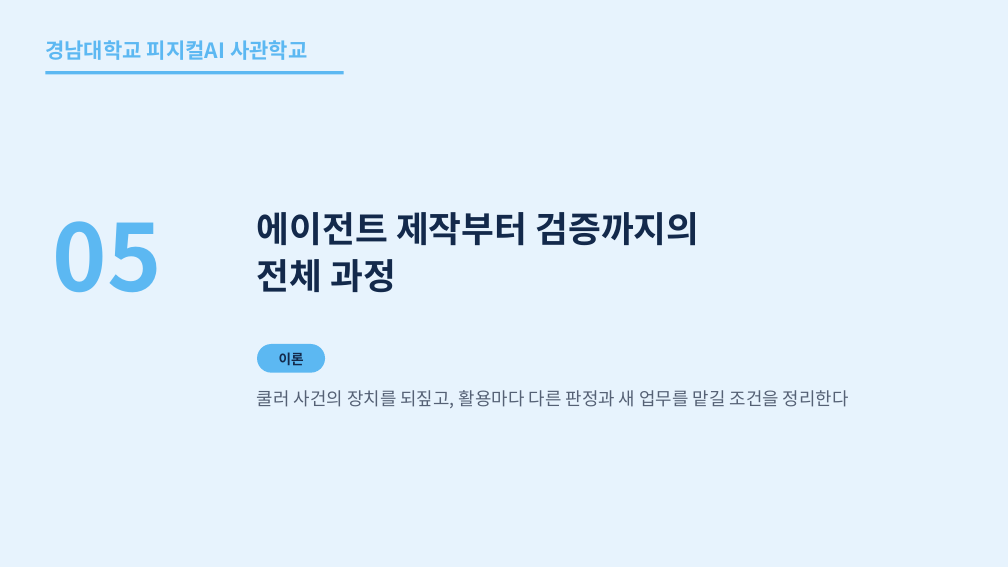
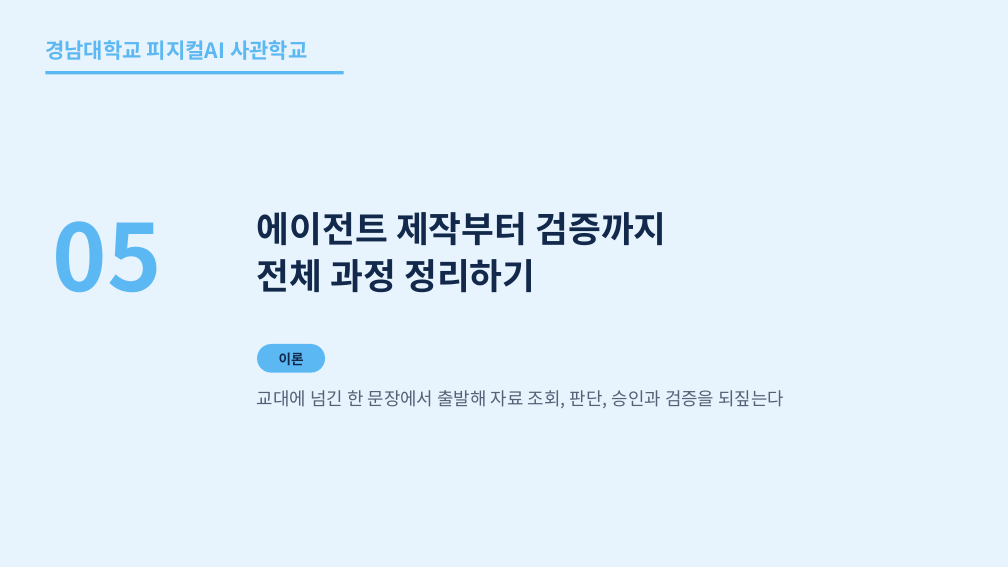
Before and after one commit to uengine-oss/hyd-iot-edu, a slide deck: slide 41 of workspace/강의제작/산출물/통합반/이론/08회차/통합반_08일차.pptx. Drawn at 1008x567 pixels with LibreOffice and Linux fonts; fonts in the diff are those of the drawing. Boxes give left, top, right and bottom in pixels: in the first picture for what was removed or moved away, otherwise in the second. Text is boxed around its words. In the diff, an @@ line names an element or a change of style, - is before the commit and + after.

```diff
--- a/workspace/강의제작/산출물/통합반/이론/08회차/통합반_08일차.pptx
+++ b/workspace/강의제작/산출물/통합반/이론/08회차/통합반_08일차.pptx
@@ text at (257, 212, 667, 293): text changed @@
-에이전트 제작부터 검증까지의
-전체 과정
+에이전트 제작부터 검증까지
+전체 과정 정리하기
@@ text at (257, 390, 784, 408): text changed @@
-쿨러 사건의 장치를 되짚고, 활용마다 다른 판정과 새 업무를 맡길 조건을 정리한다
+교대에 넘긴 한 문장에서 출발해 자료 조회, 판단, 승인과 검증을 되짚는다
```
Also in this commit, not shown: 9 other slides changed, 6 other files.
